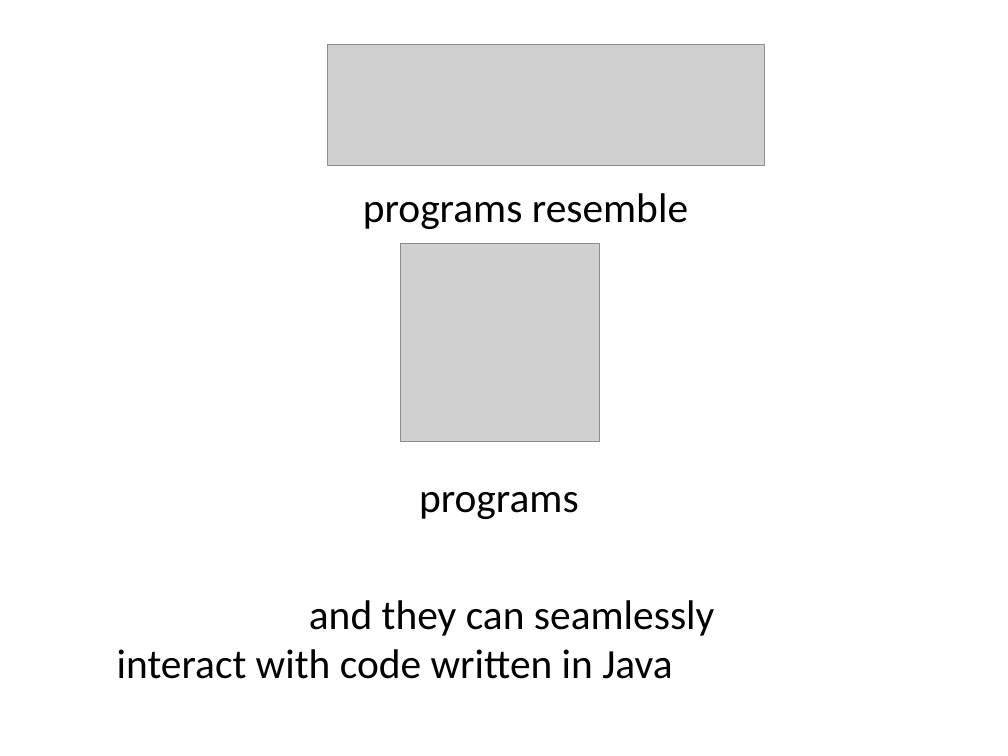
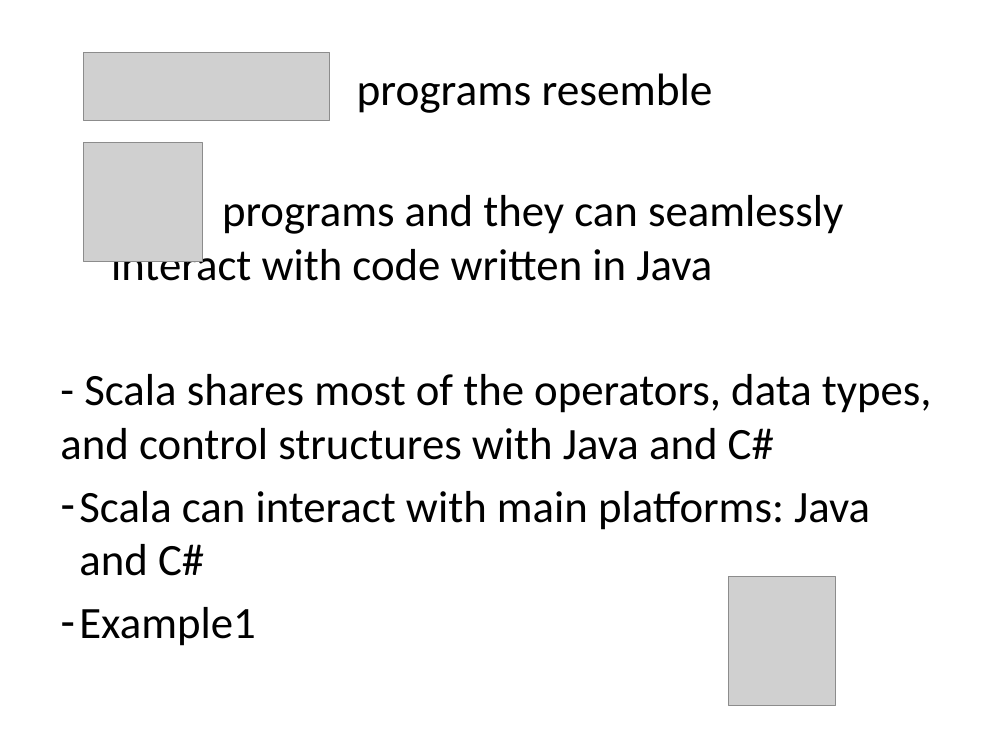
Before and after one commit to martadoberschuetz/scala, a slide deck: slide 4 of project presentation final.pptx (slide 5 before the commit). Drawn at 1008x756 pixels with LibreOffice and Linux fonts; fonts in the diff are those of the drawing; grey boxes stand for pictures. Boxes give left, top, right and bottom in pixels: in the first picture for what was removed or moved away, otherwise in the second. Text is boxed around its words. In the diff, an @@ line names an element or a change of style, - is before the commit and + after.

```diff
--- a/project presentation final.pptx
+++ b/project presentation final.pptx
@@ picture: place and size @@
-picture at box(328, 44, 764, 165)
+picture at box(84, 52, 330, 121)
@@ title added at box(357, 73, 713, 113), 32.4 pt, text #000000 @@
+programs resemble
@@ picture: place and size @@
-picture at box(401, 243, 600, 442)
+picture at box(84, 143, 203, 262)
@@ text at box(60, 195, 932, 646): text changed; size 29.6 to 32 pt @@
-programs resemble
-programs
-and they can seamlessly interact with code written in Java
+programs and they can seamlessly interact with code written in Java
+- Scala shares most of the operators, data types, and control structures with Java and C#
+– Scala can interact with main platforms: Java and C#
+– Example1
@@ picture added at box(729, 577, 837, 706) @@
```
Also in this commit, not shown: 6 other slides changed, 8 slides removed.
